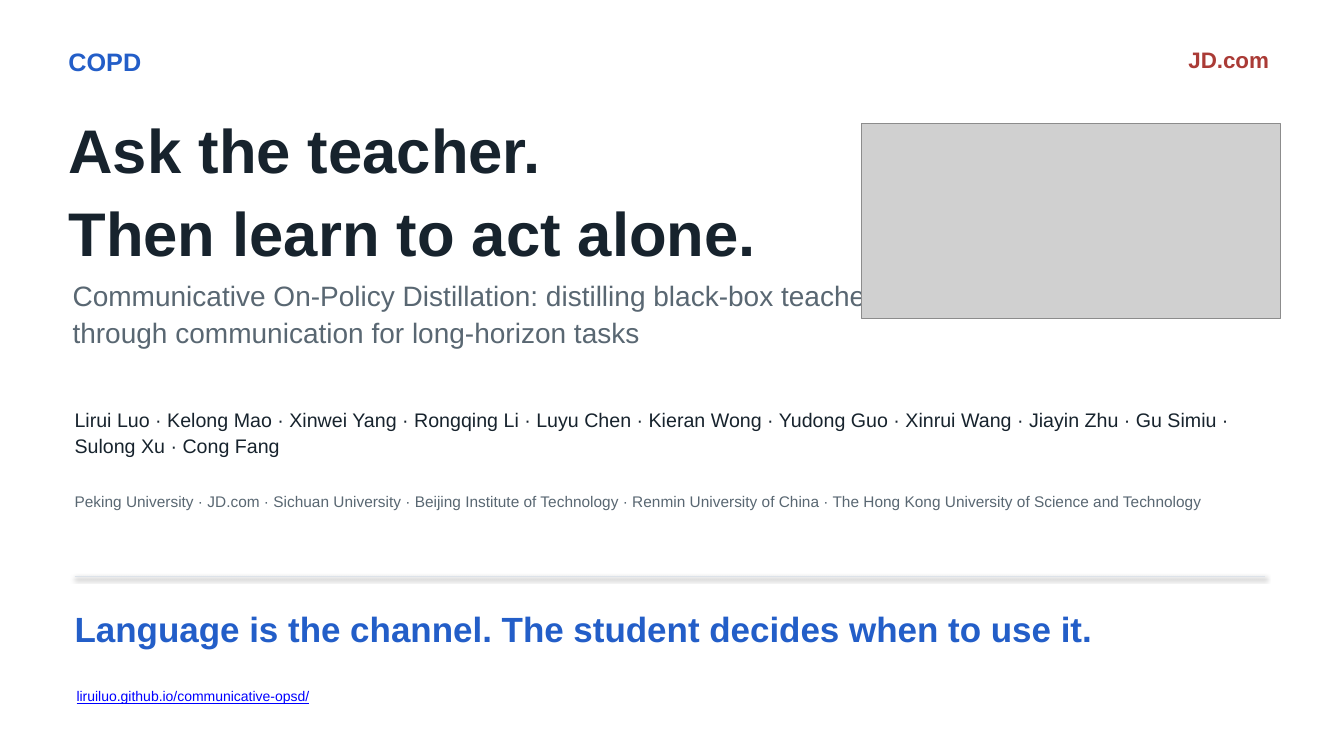
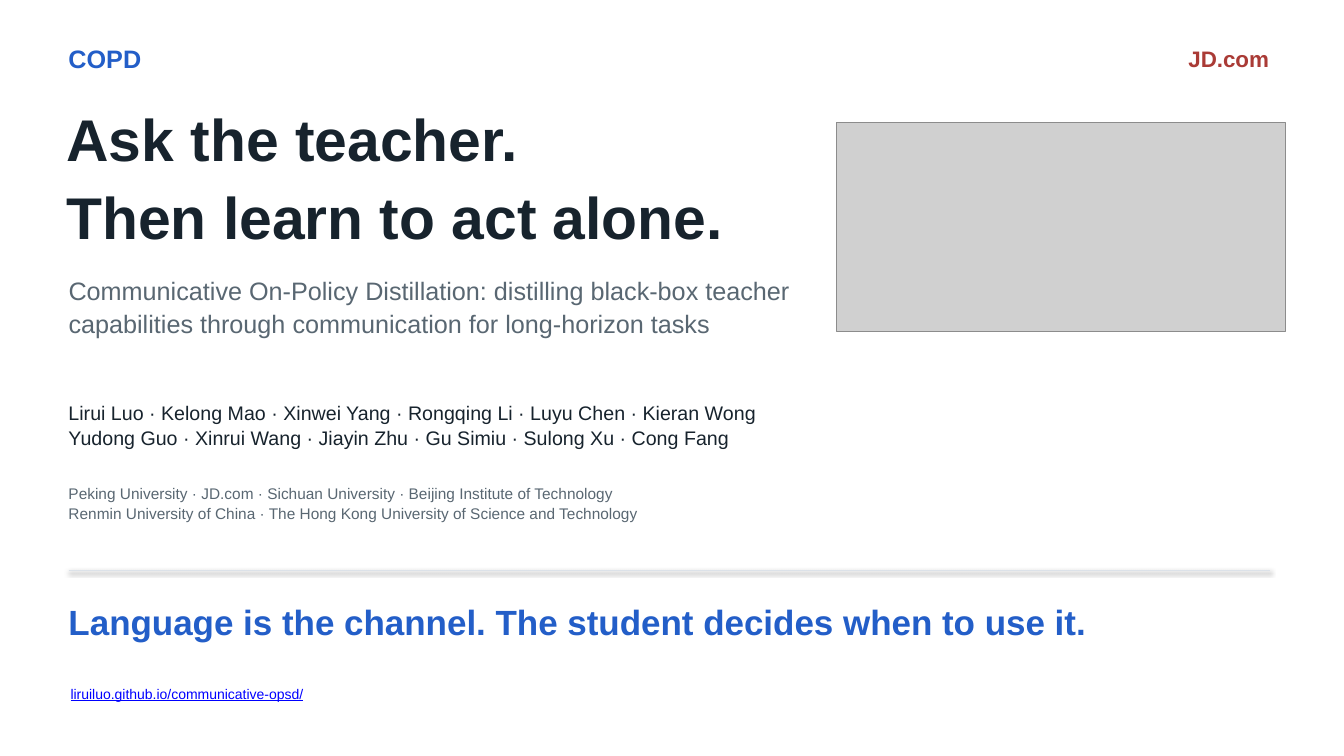
Before and after one commit to liruiluo/communicative-opsd, a slide deck: slide 1 of assets/slides/copd-slides.pptx. Drawn at 1344x756 pixels with LibreOffice and Linux fonts; fonts in the diff are those of the drawing; grey boxes stand for pictures. Boxes give left, top, right and bottom in pixels: in the first picture for what was removed or moved away, otherwise in the second. Text is boxed around its words. In the diff, an @@ line names an element or a change of style, - is before the commit and + after.

Commit message:
Restyle the deck: chapter nav, one claim per slide, no text overlaps

```diff
--- a/assets/slides/copd-slides.pptx
+++ b/assets/slides/copd-slides.pptx
@@ text "Ask the teacher.": place and size @@
-text "Ask the teacher." at [68, 128, 756, 257]
+text "Ask the teacher." at [67, 118, 723, 240]
@@ text "Ask the teacher." at [67, 118, 723, 240]: size 44 to 42 pt; line spacing 1.12 to 1.1 @@
@@ picture: place and size @@
-picture at [862, 124, 1280, 319]
+picture at [837, 122, 1286, 331]
@@ text at [69, 281, 789, 338]: text changed; size 20 to 18 pt @@
-Communicative On-Policy Distillation: distilling black-box teacher capabilities
-through communication for long-horizon tasks
+Communicative On-Policy Distillation: distilling black-box teacher capabilities through communication for long-horizon tasks
@@ text at [68, 405, 756, 449]: text changed @@
-Lirui Luo · Kelong Mao · Xinwei Yang · Rongqing Li · Luyu Chen · Kieran Wong · Yudong Guo · Xinrui Wang · Jiayin Zhu · Gu Simiu · Sulong Xu · Cong Fang
+Lirui Luo · Kelong Mao · Xinwei Yang · Rongqing Li · Luyu Chen · Kieran Wong
+Yudong Guo · Xinrui Wang · Jiayin Zhu · Gu Simiu · Sulong Xu · Cong Fang
@@ text at [68, 488, 637, 522]: text changed @@
-Peking University · JD.com · Sichuan University · Beijing Institute of Technology · Renmin University of China · The Hong Kong University of Science and Technology
+Peking University · JD.com · Sichuan University · Beijing Institute of Technology
+Renmin University of China · The Hong Kong University of Science and Technology
@@ line moved from (75, 577) - (1265, 577) to (69, 571) - (1270, 571) @@
@@ line spacing 1.12 to 1.1 in 3 elements at [68, 50, 141, 69], [68, 609, 1086, 642], [71, 689, 304, 702] @@
```
Also in this commit, not shown: 13 other slides changed, 2 other files.
